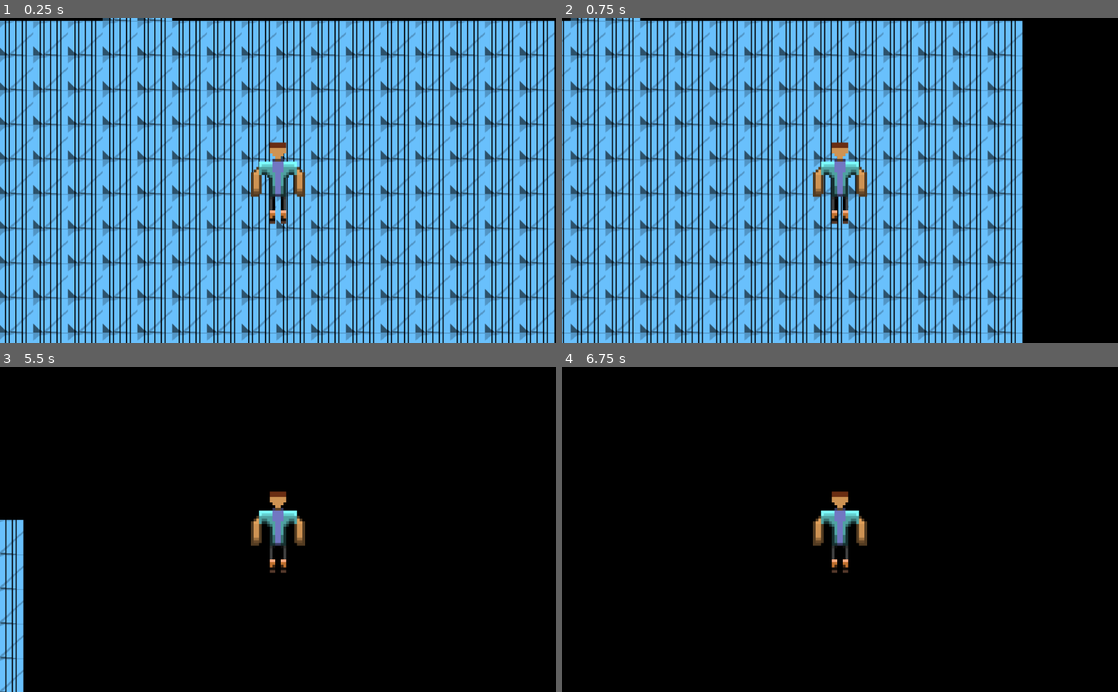
Above: before the commit, frames 1-4 (two rows, left to right).
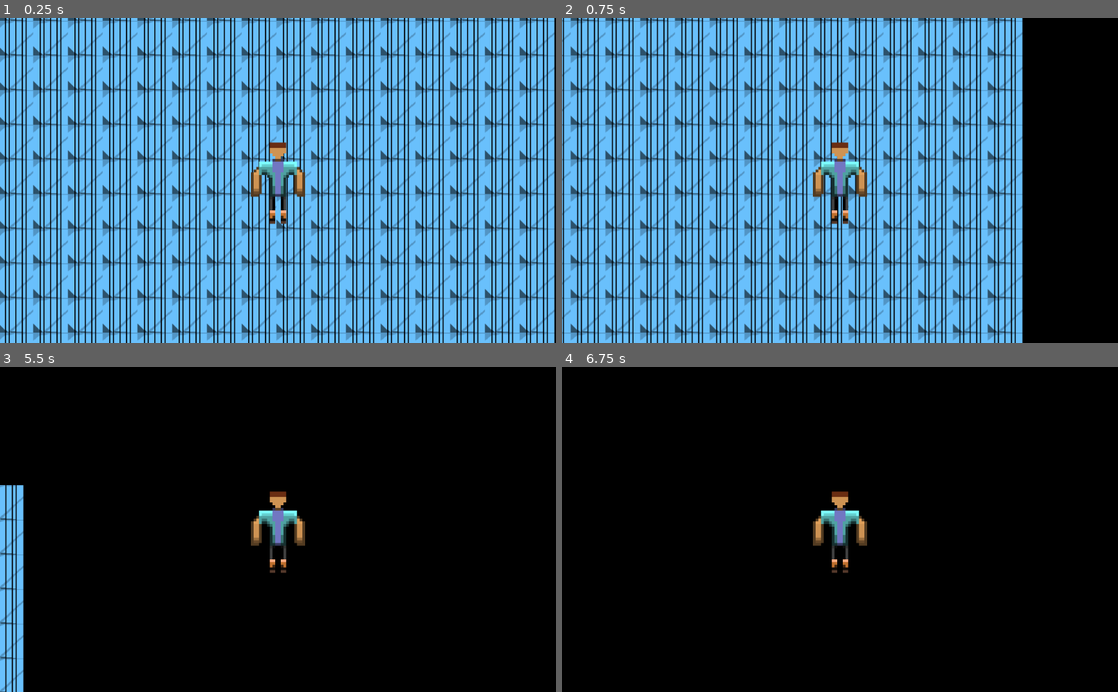
Above: after the commit, the same moments.

Repository: harshetmaruff/Avoid-It-Destroy
Game: Godot game, scene res://Scenes/MainSpaceShip.tscn
Two runs of this game, one before a commit and one after it. Both use one fixed random seed, a clock stepped at 60 frames per second and the inputs below. This scene is started directly instead of the project's main scene.
Inputs:
- Up to frame 1 (0.25 s): no input
- Up to frame 2 (0.75 s): tap Enter at 0.5 s; hold Right (PlayerRight) from 0.53 s (still down)
- Up to frame 3 (5.5 s): tap Space (ui_accept) at 0.77, 1.52, 2, 2.75, 3.02, 3.5, 3.77, 4.25, 4.52, 5 s; release Right (PlayerRight) at 1.28 s; hold S (PlayerDown) 1.28-2.03 s; hold Right (PlayerRight) 2.03-2.78 s; hold W (PlayerUp) 2.78-3.53 s; hold A (PlayerLeft) 3.53-5.03 s; hold S (PlayerDown) from 5.03 s (still down)
- Up to frame 4 (6.75 s): release S (PlayerDown) at 5.78 s; hold Right (PlayerRight) 5.78-6.53 s; tap Space (ui_accept) at 6.02 s; hold W (PlayerUp) from 6.53 s (still down)

The runs differ from the first frame. In frame 1, 0.7% of the frame differs, in the area x 0-100%, y 0-1%; in frame 2, 0.6%; in frame 3, 0.4%; in frame 4, nothing differs.

Commit message:
Edit Spaceship bcz edit alex

Diff:
--- a/Scenes/MainSpaceShip.tscn
+++ b/Scenes/MainSpaceShip.tscn
@@ -12,4 +12,4 @@
 [node name="TileMap" type="TileMap" parent="."]
 tile_set = ExtResource( 2 )
 format = 1
-tile_data = PoolIntArray( -65533, 2, 0, -65532, 2, 0, 0, 2, 0, 1, 2, 0, 2, 2, 0, 3, 2, …(2118 unchanged characters)…
+tile_data = PoolIntArray( -65536, 2, 0, -65535, 2, 0, -65534, 2, 0, -65533, 2, 0, -65532, 2, 0, -65531, 2, 0, -65530, 2, 0, -65529, 2, 0, -65528, 2, 0, -65527, 2, 0, -65526, 2, 0, -65525, 2, 0, -65524, 2, 0, -65523, 2, 0, -65522, 2, 0, -65521, 2, 0, 0, 2, 0, 1, 2, 0, 2, 2, 0, 3, 2, …(2118 unchanged characters)…
